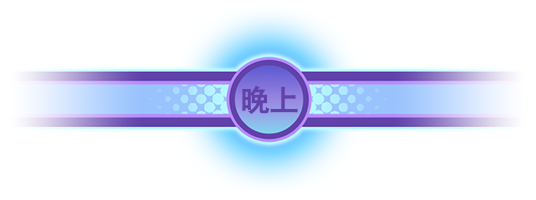
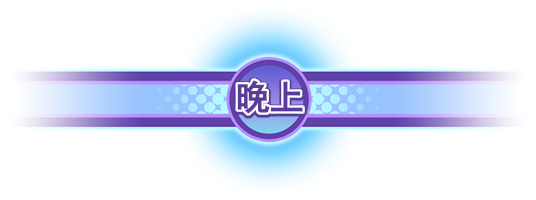
Revision of a layered 536x200 image; what changed, layer by layer:
painted on "晚上" over left=237, top=80, right=303, bottom=114
added layer "背景色" in group "Text" over left=235, top=78, right=305, bottom=116
added layer "阴影" in group "Text" over left=233, top=77, right=307, bottom=119
